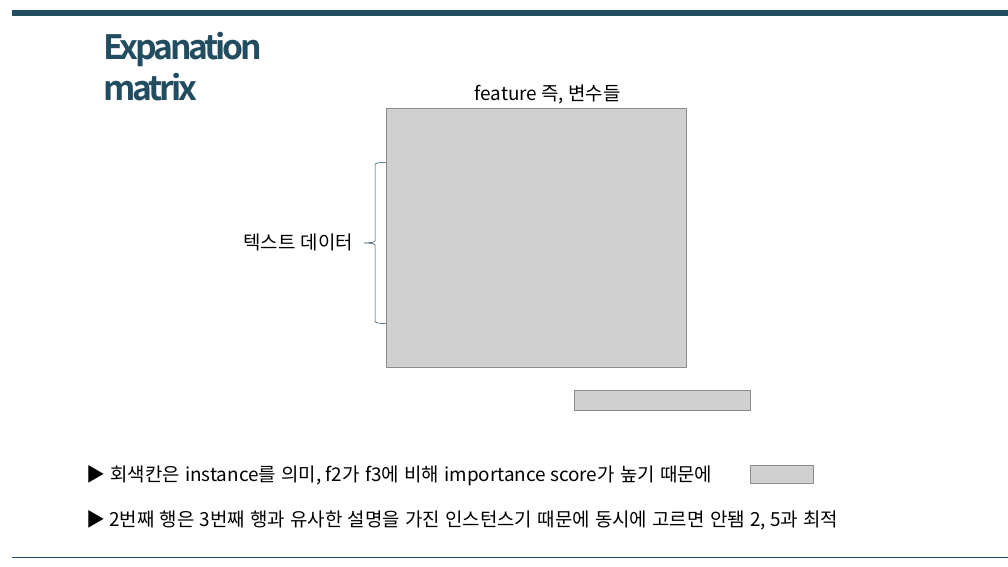
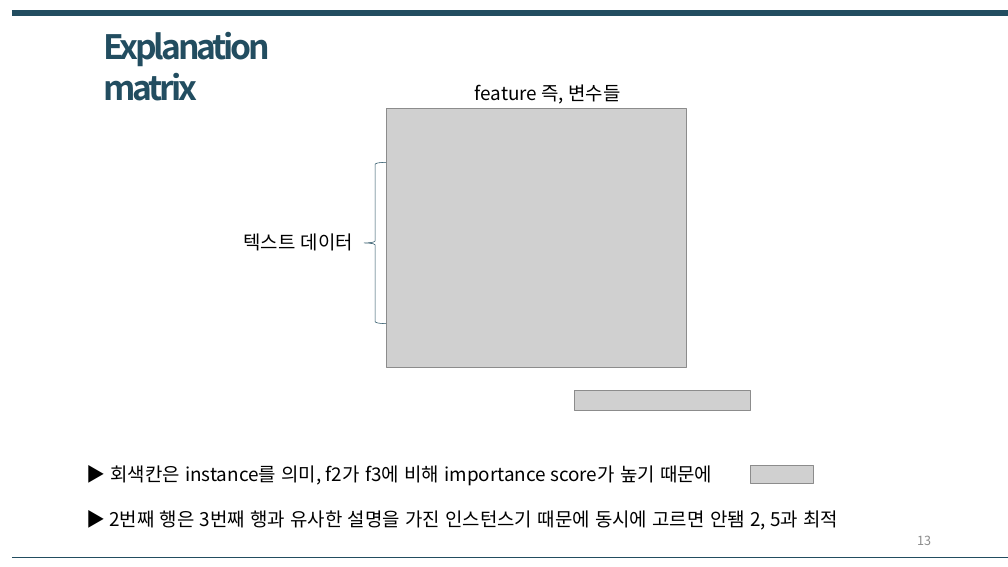
Before and after one commit to mosePark/TIL, a slide deck: slide 13 of lab-seminar/LIME/4월 9일 랩세미나 발표 자료.pptx. Drawn at 1008x567 pixels with LibreOffice and Linux fonts; fonts in the diff are those of the drawing; grey boxes stand for pictures. Boxes give left, top, right and bottom in pixels: in the first picture for what was removed or moved away, otherwise in the second. Text is boxed around its words. In the diff, an @@ line names an element or a change of style, - is before the commit and + after.

```diff
--- a/lab-seminar/LIME/4월 9일 랩세미나 발표 자료.pptx
+++ b/lab-seminar/LIME/4월 9일 랩세미나 발표 자료.pptx
@@ text at (x1=104, y1=31, x2=270, y2=101): text changed @@
-Expanation matrix
+Explanation matrix
@@ page number added at (x1=917, y1=536, x2=931, y2=545), 12 pt, text #8C8C8C @@
+13
```
Also in this commit, not shown: 19 other slides changed, 4 slides added, 1 other file.
